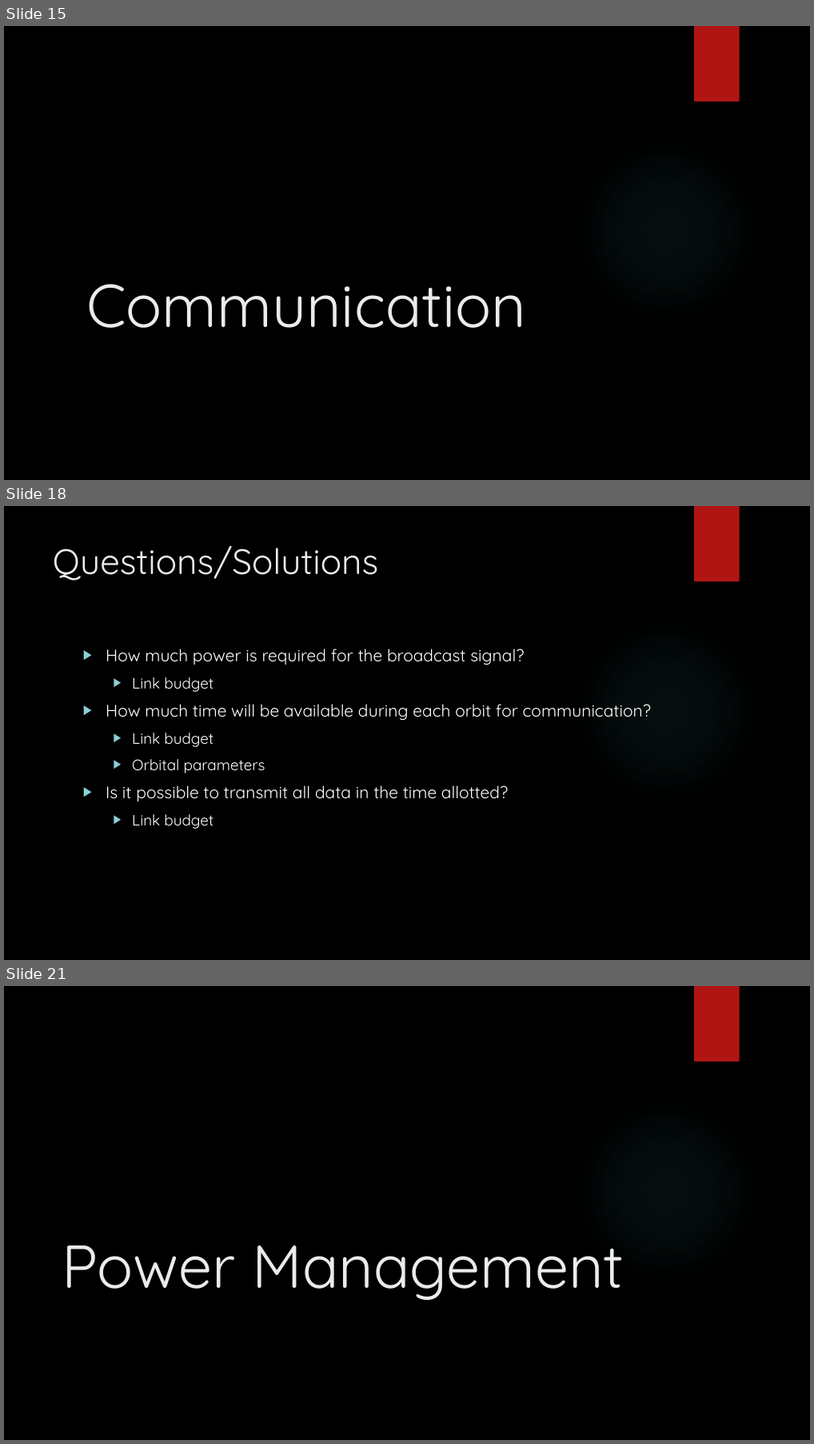
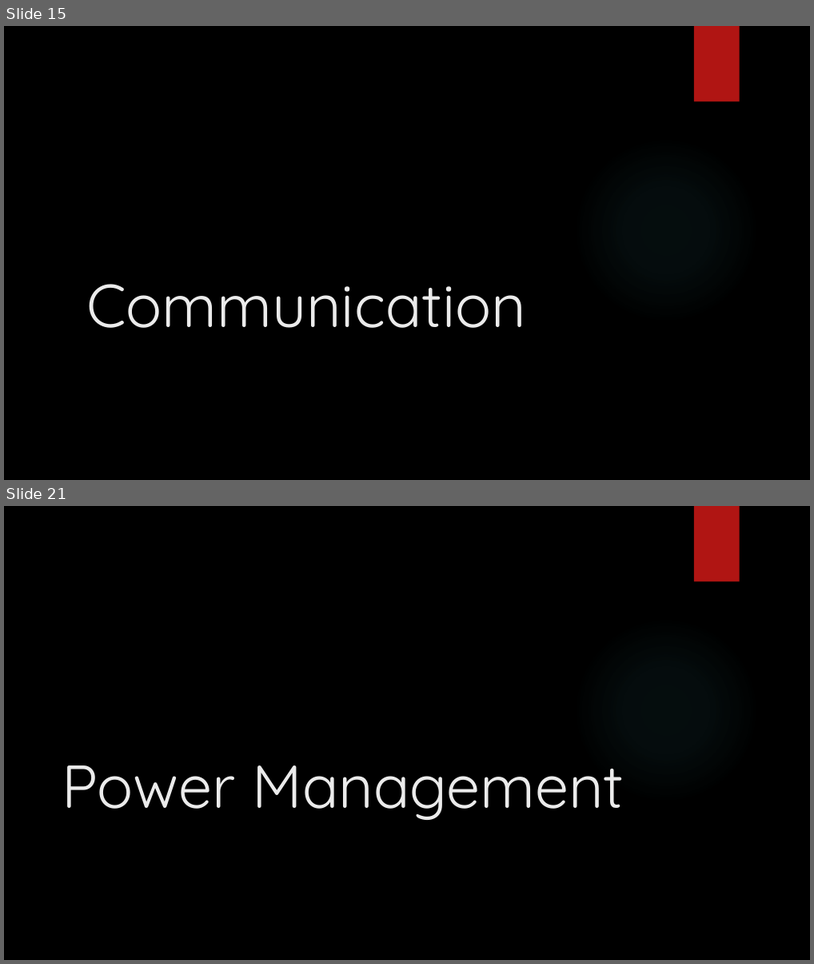
Before and after one commit to HASP-UMN/CubeSat, a slide deck: Presentations/PDR_Presentation.pptx. Shown one above the other, each under a label of ours: slides 15, 18 and 21 before the commit, slides 15 and 21 after it; the slides between them are not shown. The pictures are 814x1444 and 814x964 pixels, drawn with LibreOffice and Linux fonts; fonts in the diff are those of the drawing; background and template pictures are left out. Boxes give left, top, right and bottom in pixels: in the first picture for what was removed or moved away, otherwise in the second. Text is boxed around its words. In the diff, an @@ line names an element or a change of style, - is before the commit and + after.

```diff
--- a/Presentations/PDR_Presentation.pptx
+++ b/Presentations/PDR_Presentation.pptx
@@ slide 18 removed at [4, 506, 810, 960], background picture (left out); not listed: 2 template elements that a slide beside it also shows @@
@@ title removed at [53, 545, 378, 580] @@
-Questions/Solutions
@@ text removed at [106, 648, 651, 828] @@
-▶ How much power is required for the broadcast signal?
-  ▶ Link budget
-▶ How much time will be available during each orbit for communication?
-  ▶ Link budget
-  ▶ Orbital parameters
-▶ Is it possible to transmit all data in the time allotted?
-  ▶ Link budget
```
Also in this commit, not shown: 4 slides changed, 2 slides added, 1 other slide removed, 1 other file.
